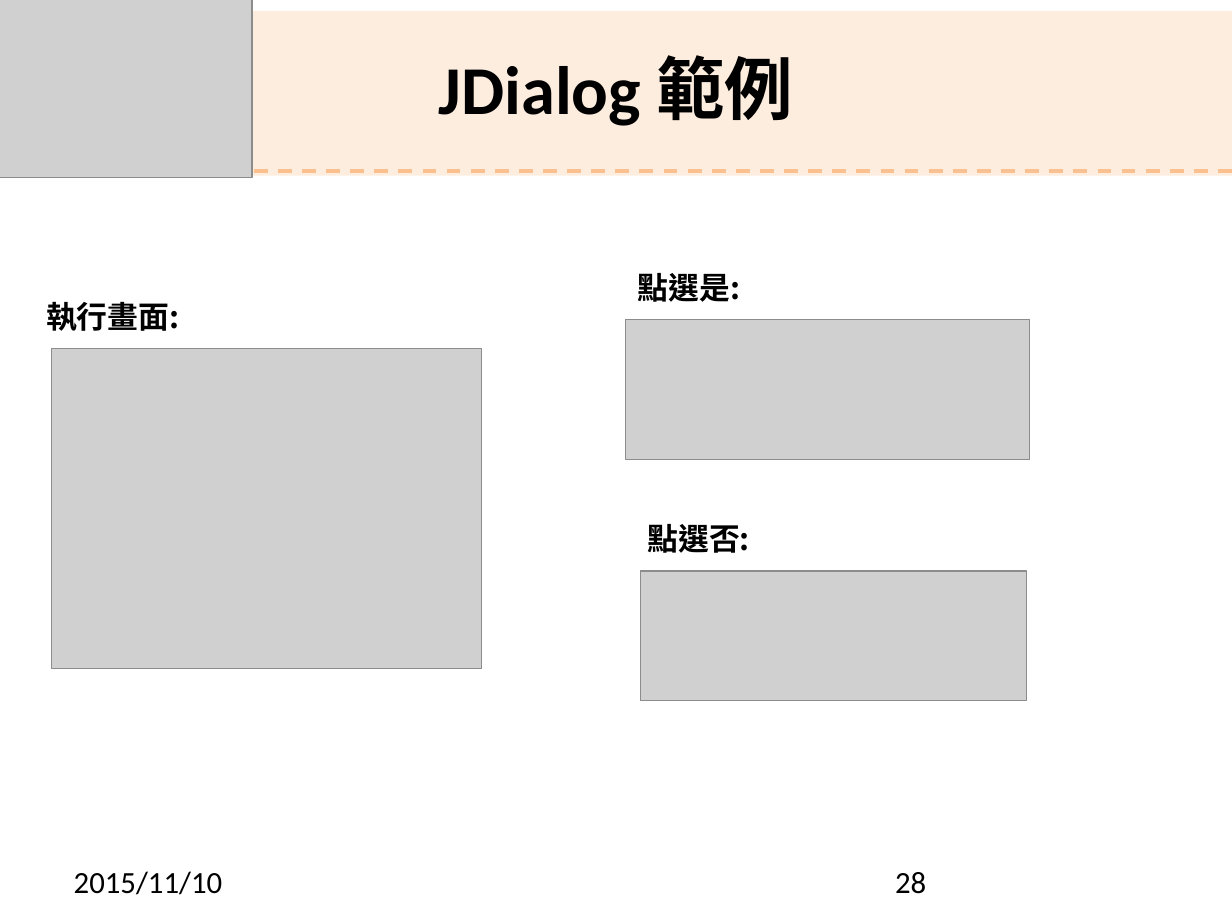
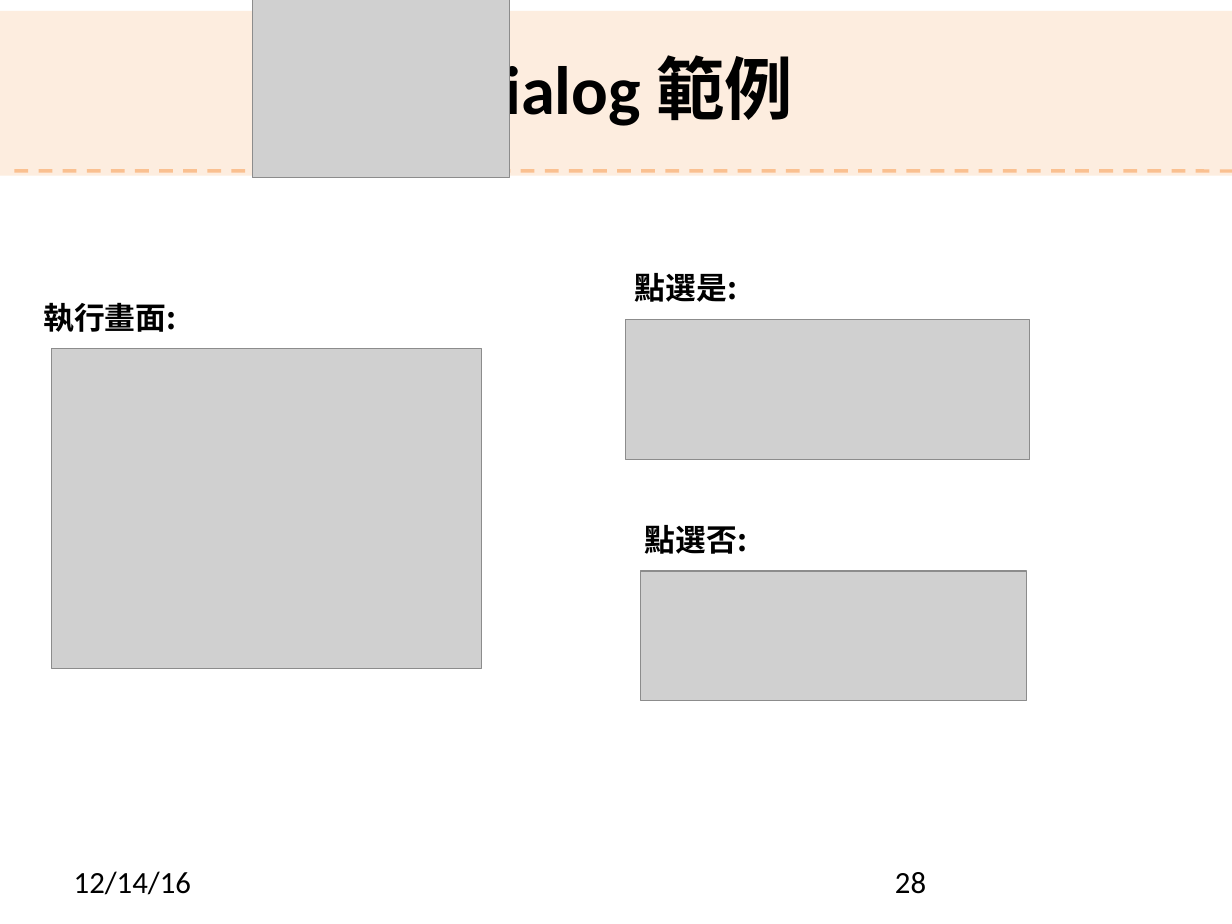
Before and after one commit to shouzo/Java-Programming_pages, a slide deck: slide 28 of class-tutorial/20161207/Ch9.pptx. Drawn at 1232x924 pixels with LibreOffice and Linux fonts; fonts in the diff are those of the drawing; grey boxes stand for pictures; background and template pictures are left out. Boxes give left, top, right and bottom in pixels: in the first picture for what was removed or moved away, otherwise in the second. Text is boxed around its words. In the diff, an @@ line names an element or a change of style, - is before the commit and + after.

```diff
--- a/class-tutorial/20161207/Ch9.pptx
+++ b/class-tutorial/20161207/Ch9.pptx
@@ picture: place and size @@
-picture at box(0, 0, 253, 177)
+picture at box(253, 0, 510, 177)
@@ text "JDialog 範例" rewrapped from box(439, 55, 794, 126) to box(439, 55, 793, 130) @@
@@ line (15, 171) - (1232, 171): stroke #FAC090 2 pt dashed to #FAC090 2.01 pt @@
@@ text at box(74, 871, 191, 895): text changed @@
-2015/11/10
+12/14/16
```
Also in this commit, not shown: 26 other slides changed, 3 slides added, 3 slides removed, 30 other files.
